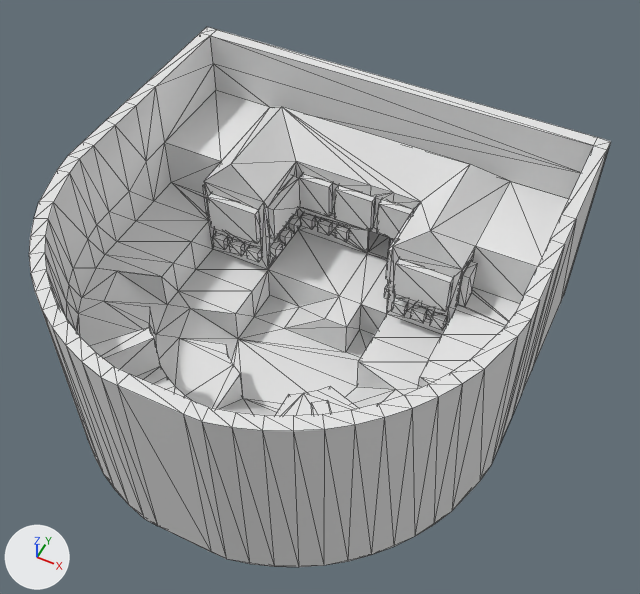
The glTF model GodotProject2/models/theater.glb as it was, and as the next commit left it.
Both versions are drawn from a camera (50 mm lens) standing at (3.95, -7.1, 10.54) and looking at (0.31, 0.17, 1.44). Arrows for +X, +Y and +Z are at lower left; the lights stay in place. Mesh edges are drawn as thin lines. Where no turn or scale is listed for an object, it has been applied to the vertices. Vertices at the same position are counted once.

In view in the first picture: 'Temple', 'WindowCutouts'.
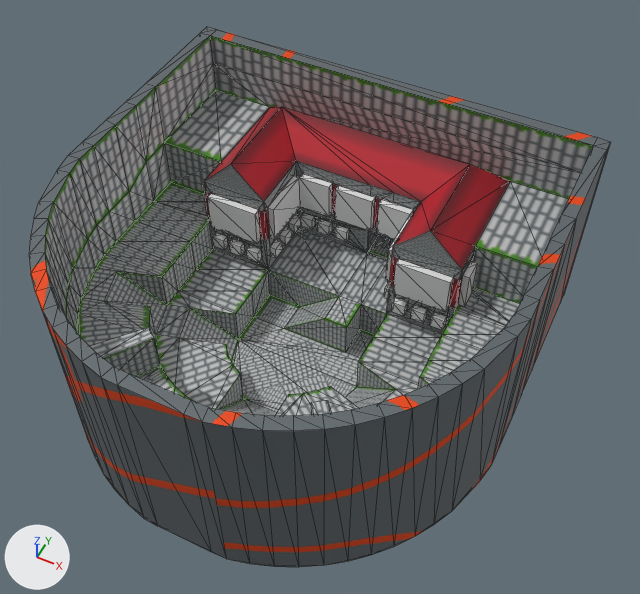
Patch to the scene script:
```diff
--- a/GodotProject2/models/theater.glb.py
+++ b/GodotProject2/models/theater.glb.py
@@ img_tempeltexture @@
+img_tempeltexture = load_image('tempeltexture', '_unpacked/tempeltexture', 1024, 1024, 'sRGB')
@@ mat_material_001 @@
+mat_material_001 = principled_material('Material.001')
+mat_material_001.texture = img_tempeltexture
+mat_material_001.metallic = 0.24
@@ me_cylinder @@
 # used by ob_temple; location = (0.0, 0.0, 0.0)
-me_cylinder.from_pydata(...)  # 638 vertices, 1374 faces; spans x -3.18..3.18, y -3.13..3.2, z -0.1..3.01
+me_cylinder.from_pydata(...)  # 642 vertices, 1382 faces; spans x -3.18..3.18, y -3.13..3.2, z -0.1..3.01
+# me_cylinder part 1
+# 124 faces are deleted
+# 4 vertices are added at (2.0, 1.38, 1.2), (-2.0, 1.38, 1.2), (-2.04, 1.4, 1.2), (2.04, 1.4, 1.2)
+# 132 new faces join them
+# me_cylinder part 2: 1250 faces spanning x -3.18..3.18, y -3.13..3.2, z -0.1..3.01 switch from no material to mat_material_001 (picture img_tempeltexture)
```

What differs and where, as boxes [x1, y1, x2, y2] in the pictures (640 x 594 px; the box of a moved part takes in the faces that stretch with it):
part 1 of me_cylinder, moved or reshaped: [155, 181, 475, 270] in both
part 2 of me_cylinder, recoloured: [29, 27, 611, 567] in both
